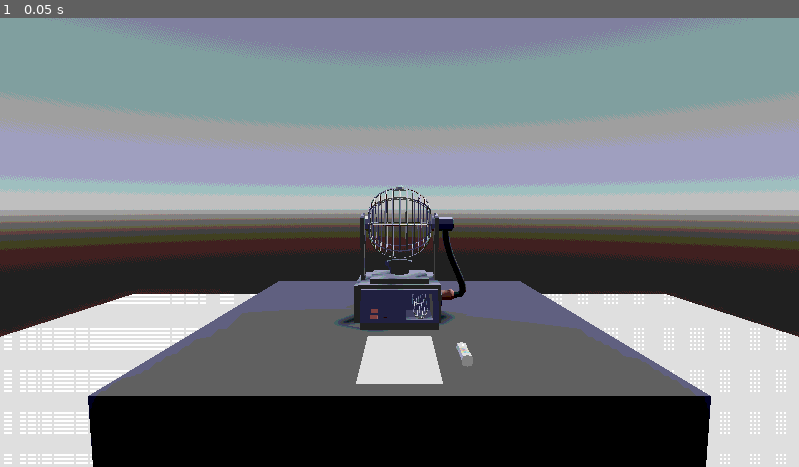
Above: before the commit, frame 1.
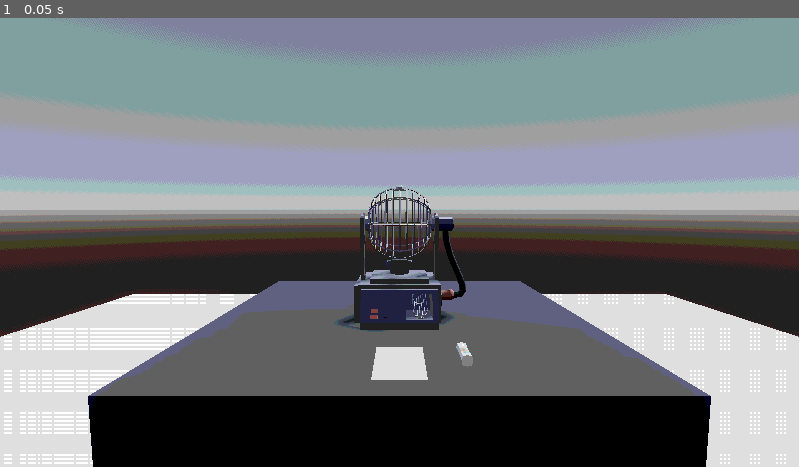
Above: after the commit, the same moment.

Repository: noahpete/bingo
Game: Godot game, scene res://scenes/main/main.tscn
Same seed, same stepped clock (60 frames per second), same inputs: the game is played once before the commit and once after it.
Inputs:
- Up to frame 1 (0.05 s): no input

The runs differ from the first frame. In frame 1, 0.5% of the frame differs, in the area x 44-56%, y 70-82%.

Commit message:
Make Board scene

Diff:
--- /dev/null
+++ b/scenes/board/board.tscn
@@ -0,0 +1,21 @@
+[gd_scene load_steps=4 format=3 uid="uid://h2cal5s5pwdd"]
+
+[ext_resource type="Script" path="res://scenes/board/board.gd" id="1_0r23e"]
+
+[sub_resource type="PlaneMesh" id="PlaneMesh_sg6x3"]
+size = Vector2(0.1, 0.16)
+
+[sub_resource type="ConcavePolygonShape3D" id="ConcavePolygonShape3D_1n5qy"]
+data = PackedVector3Array(0.075, 0, 0.125, -0.075, 0, 0.125, 0.075, 0, -0.125, -0.075, 0, 0.125, -0.075, 0, -0.125, 0.075, 0, -0.125)
+
+[node name="Board" type="Node3D"]
+script = ExtResource("1_0r23e")
+
+[node name="Board" type="MeshInstance3D" parent="."]
+mesh = SubResource("PlaneMesh_sg6x3")
+skeleton = NodePath("../..")
+
+[node name="StaticBody3D" type="StaticBody3D" parent="Board"]
+
+[node name="CollisionShape3D" type="CollisionShape3D" parent="Board/StaticBody3D"]
+shape = SubResource("ConcavePolygonShape3D_1n5qy")
--- a/scenes/dabber/dabber.gd
+++ b/scenes/dabber/dabber.gd
@@ -13,11 +13,9 @@
 	if not result:
 		return
 
-	# Get the collision point from the raycast
 	var intersection_point = ray_cast_3d.get_collision_point()
 
-	# Instantiate the dab object and set its position to the intersection point
 	var dab = dab_scene.instantiate()
-	dab.global_transform.origin = intersection_point
 	await util.wait(0.1)
 	dab_manager.add_child(dab)
+	dab.global_transform.origin = intersection_point
--- a/scenes/main/main.tscn
+++ b/scenes/main/main.tscn
@@ -10,8 +10,8 @@
 [ext_resource type="Script" path="res://scripts/states/marking.gd" id="5_a3l7h"]
 [ext_resource type="Script" path="res://scripts/input_manager.gd" id="6_1yex1"]
 [ext_resource type="Script" path="res://scripts/util.gd" id="7_641w3"]
-[ext_resource type="Script" path="res://scenes/board/board.gd" id="10_krg4l"]
 [ext_resource type="PackedScene" uid="uid://bn7lutbjru3y0" path="res://scenes/dabber/dabber.tscn" id="10_xjqur"]
+[ext_resource type="PackedScene" uid="uid://h2cal5s5pwdd" path="res://scenes/board/board.tscn" id="11_8rea3"]
 
 [sub_resource type="Animation" id="Animation_5xecm"]
 length = 0.001
@@ -121,12 +121,6 @@
 "idle_to_marking": SubResource("Animation_anqvq")
 }
 
-[sub_resource type="PlaneMesh" id="PlaneMesh_sg6x3"]
-size = Vector2(0.15, 0.25)
-
-[sub_resource type="ConcavePolygonShape3D" id="ConcavePolygonShape3D_1n5qy"]
-data = PackedVector3Array(0.075, 0, 0.125, -0.075, 0, 0.125, 0.075, 0, -0.125, -0.075, 0, 0.125, -0.075, 0, -0.125, 0.075, 0, -0.125)
-
 [node name="Main" type="Node"]
 script = ExtResource("1_8170c")
 
@@ -174,26 +168,16 @@
 [node name="BingoMachine" parent="Entities" instance=ExtResource("3_t17rl")]
 transform = Transform3D(-4.37114e-09, 0, -0.1, 0, 0.1, 0, 0.1, 0, -4.37114e-09, 0, 0.498174, 0)
 
-[node name="Board" type="Node3D" parent="Entities"]
-script = ExtResource("10_krg4l")
-
-[node name="Board" type="MeshInstance3D" parent="Entities/Board"]
-transform = Transform3D(1, 0, 0, 0, 1, 0, 0, 0, 1, 0, 0.5008, 0.334489)
-mesh = SubResource("PlaneMesh_sg6x3")
-skeleton = NodePath("../..")
-
-[node name="StaticBody3D" type="StaticBody3D" parent="Entities/Board/Board"]
-
-[node name="CollisionShape3D" type="CollisionShape3D" parent="Entities/Board/Board/StaticBody3D"]
-shape = SubResource("ConcavePolygonShape3D_1n5qy")
-
-[node name="Dabs" type="Node3D" parent="Entities/Board"]
+[node name="Board" parent="Entities" instance=ExtResource("11_8rea3")]
+transform = Transform3D(1, 0, 0, 0, 1, 0, 0, 0, 1, 0, 0.500177, 0.35977)
 
 [node name="Items" type="Node3D" parent="Entities"]
 unique_name_in_owner = true
 
 [node name="Dabber" parent="Entities/Items" node_paths=PackedStringArray("dab_manager") instance=ExtResource("10_xjqur")]
 transform = Transform3D(-4.36983e-09, 3.61999e-07, -0.1, 0.1, -3.61999e-07, -4.37114e-09, -3.61999e-07, -0.1, -3.61999e-07, 0.128525, 0.513115, 0.355888)
-dab_manager = NodePath("../../Board/Dabs")
+dab_manager = NodePath("../../Dabs")
+
+[node name="Dabs" type="Node3D" parent="Entities"]
 
 [editable path="Entities/BingoMachine"]
Not shown: 1 places in scenes/main/main.tscn that only renumber resources
